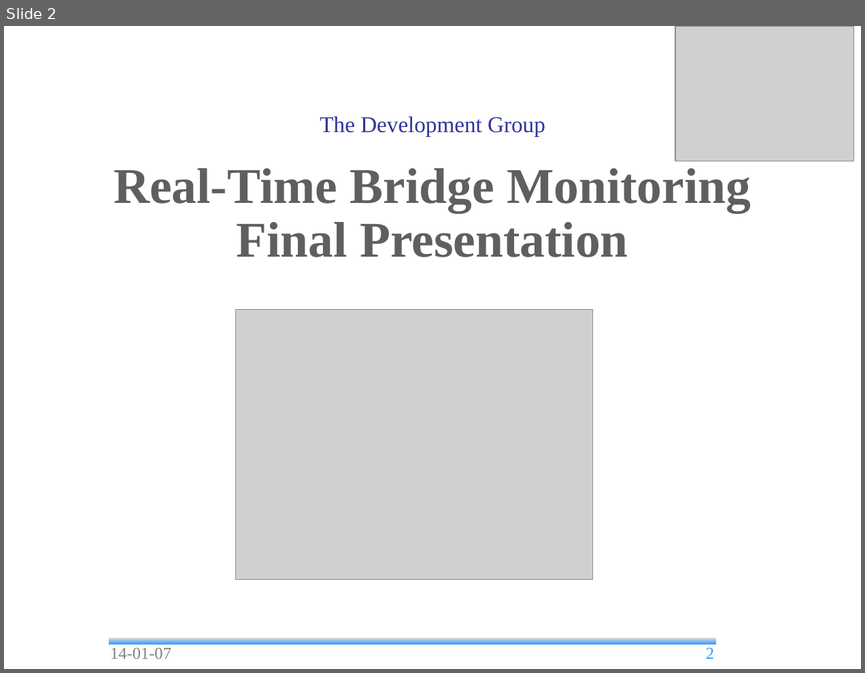
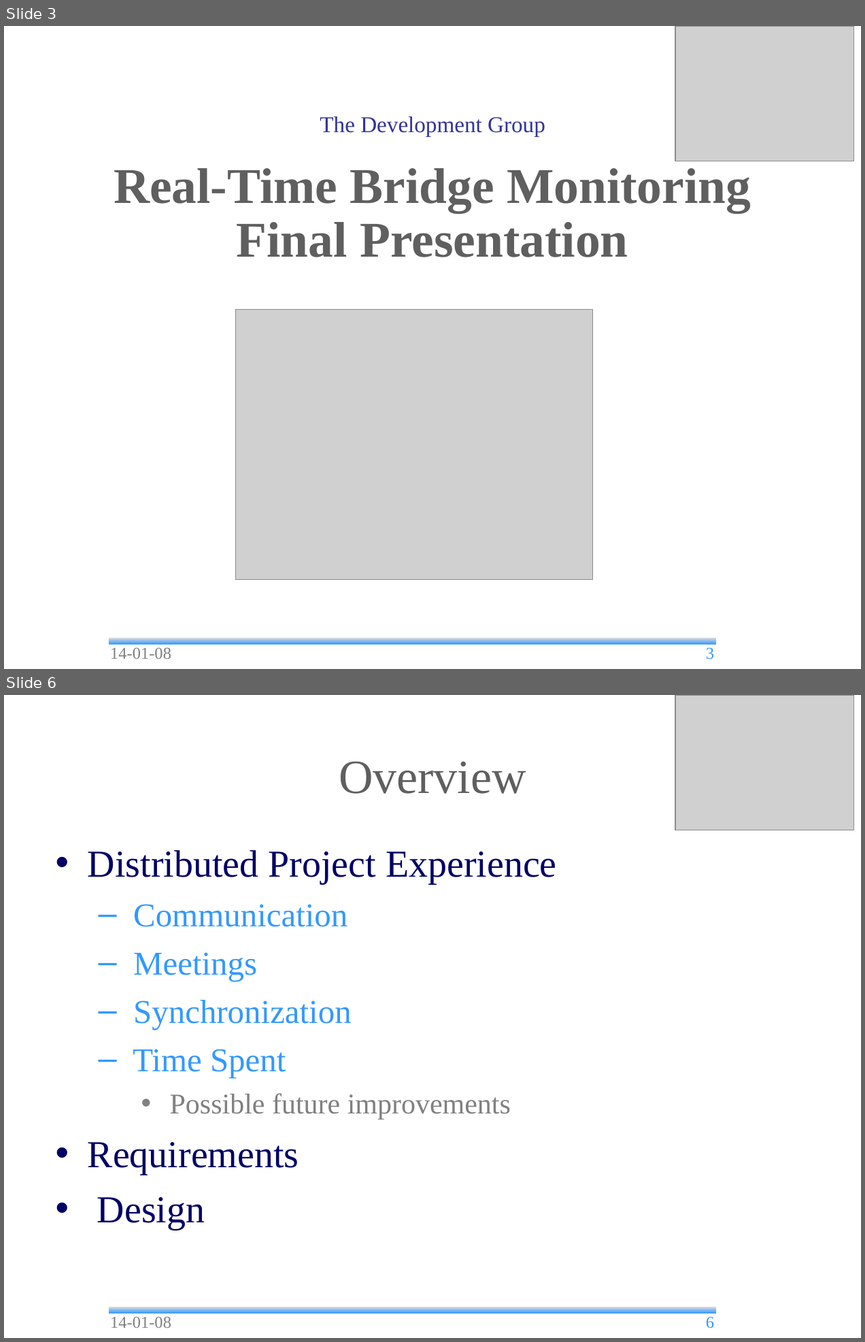
Before and after one commit to andrea-bottoli/DSD, a slide deck: Documentation/Presentations/Final_Presentation.odp. Shown one above the other, each under a label of ours: slide 2 before the commit, slides 3 and 6 after it; the slides between them are not shown. The pictures are 865x673 and 865x1342 pixels, drawn with LibreOffice and Linux fonts; fonts in the diff are those of the drawing; grey boxes stand for pictures; background and template pictures are left out. Boxes give left, top, right and bottom in pixels: in the first picture for what was removed or moved away, otherwise in the second. Text is boxed around its words. In the diff, an @@ line names an element or a change of style, - is before the commit and + after.

```diff
--- a/Documentation/Presentations/Final_Presentation.odp
+++ b/Documentation/Presentations/Final_Presentation.odp
@@ slide 6 added at [4,695,861,1338], background #FFFFFF; not listed: 1 template element that a slide beside it also shows @@
@@ picture added at [675,695,853,830] @@
@@ title added at [339,761,526,794], 40 pt, text #5F5F5F @@
+Overview
@@ text added at [88,850,557,1229], 32 pt, text #000066 @@
+• Distributed Project Experience
+  – Communication
+  – Meetings
+  – Synchronization
+  – Time Spent
+    • Possible future improvements
+• Requirements
+• Design
@@ text added at [110,1317,171,1327], 14 pt, text #808080 @@
+14-01-08
@@ page number added at [706,1317,714,1328], 14 pt, text #3399FF @@
+6
@@ what was slide 2 is now slide 3 @@
@@ slide 3 changed as well @@
@@ text at [110,648,171,658]: text changed @@
-14-01-07
+14-01-08
@@ page number at [706,648,714,659]: text changed @@
-2
+3
```
Also in this commit, not shown: 6 other slides changed, 4 other slides added, 25 slides removed, 1 other file.
